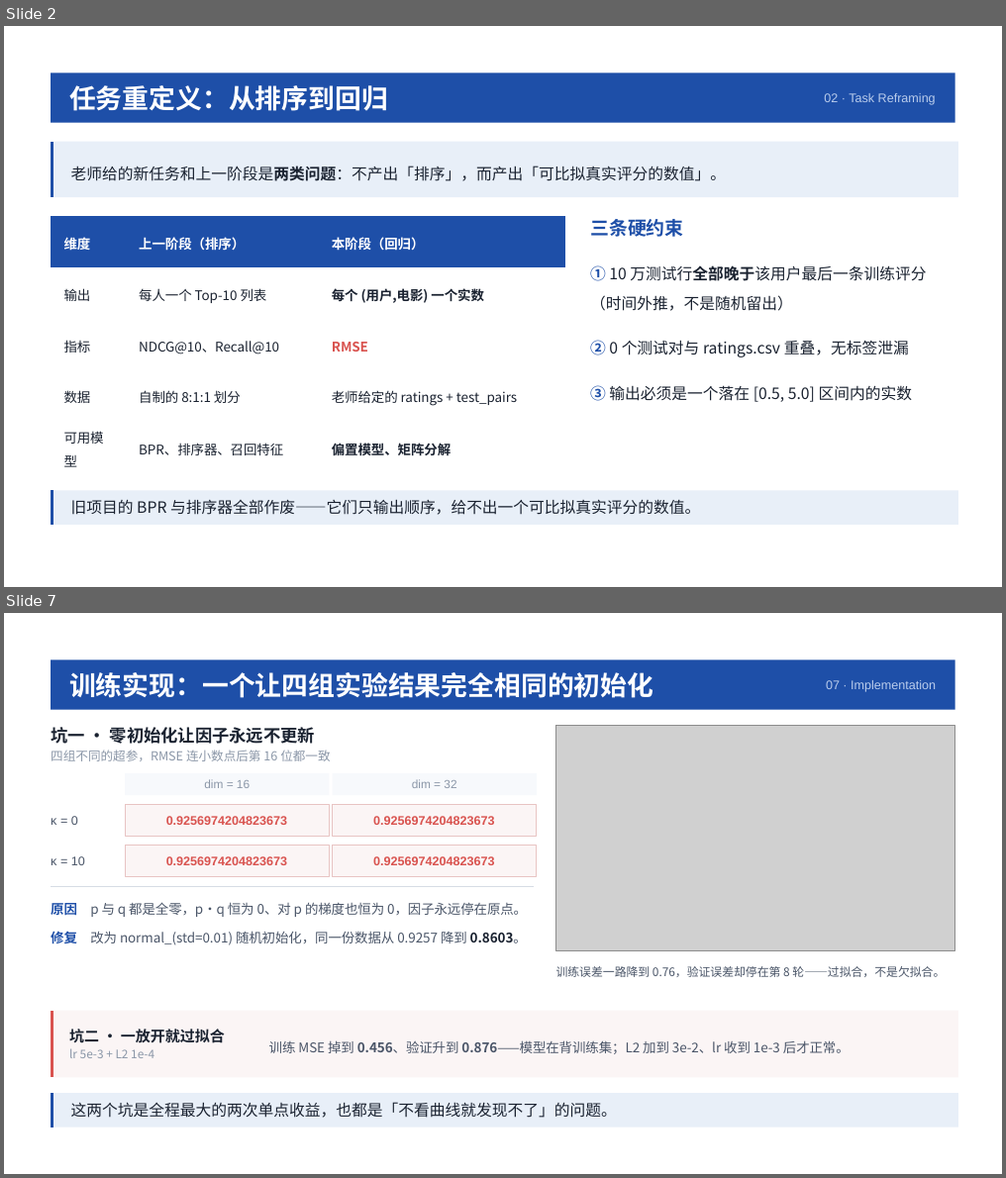
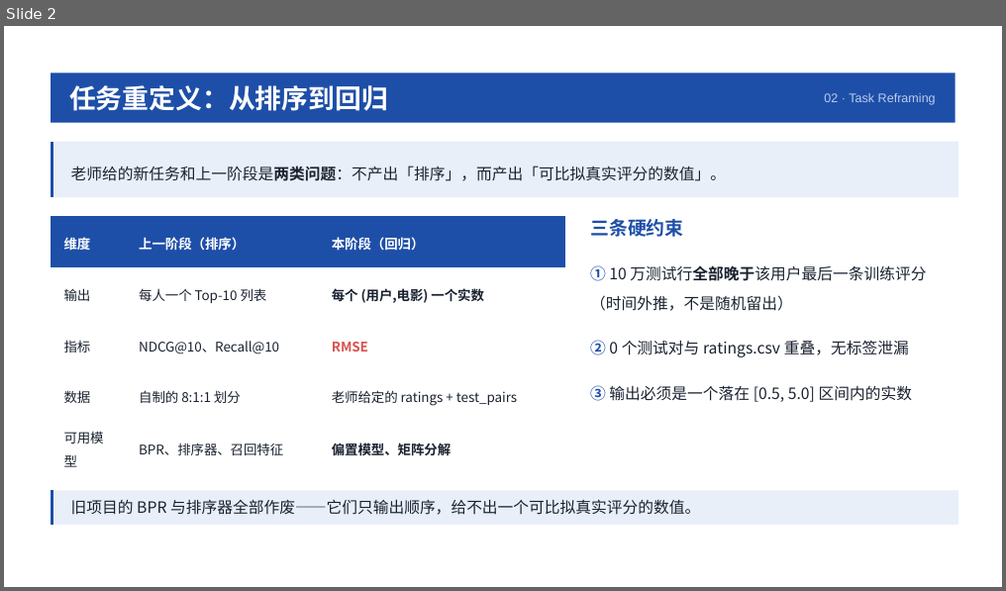
Before and after one commit to happytt-maker/movie, a slide deck: rating_prediction/docs/答辩PPT.pptx. Shown one above the other, each under a label of ours: slides 2 and 7 before the commit, slide 2 after it; the slides between them are not shown. The pictures are 1006x1178 and 1006x591 pixels, drawn with LibreOffice and Linux fonts; fonts in the diff are those of the drawing; grey boxes stand for pictures. Boxes give left, top, right and bottom in pixels: in the first picture for what was removed or moved away, otherwise in the second. Text is boxed around its words. In the diff, an @@ line names an element or a change of style, - is before the commit and + after.

Commit message:
refactor: 按老师验收要求调整交付物
老师明确要求两点：预测表发邮件验收、PPT 汇报算法实现思路。据此调整：

1. 提交表预测列 pred_rating 改名为 rating，与原始 ratings.csv 的评分列同名，
   避免验收脚本按 rating 读列时报错；前三列仍与 test_pairs.csv 逐行一致。

2. 答辩 PPT 由 12 页重构为 15 页，主线从「研究叙事」改为「算法实现思路」：
   新增整体流程（六步流水线）、算法选型（为什么是 Bias-MF）、
   超参数与依据（8 项逐条给理由）、稀疏用户对策（那 65% 的行怎么算）四页；
   原「零初始化」与「门控证伪」两页压缩为注记，避免整页讲废弃方案。

3. 修正三处数字：训练耗时由「单轮 5 分钟」改为实测 33 秒／轮、三 seed 10 分钟
   （原值把 10 轮总耗时误当成单轮）；参数规模 2.8 亿改为 3,693 万；
   模型页「400 万用户」改为 40.2 万。

4. 新增 提交说明.md：列结构、方法概要、精度口径、复现命令。

```diff
--- a/rating_prediction/docs/答辩PPT.pptx
+++ b/rating_prediction/docs/答辩PPT.pptx
@@ slide 7 removed at (4, 613, 1002, 1174), background #FFFFFF @@
@@ rectangle removed at (51, 660, 954, 710) @@
@@ text removed at (69, 672, 653, 698) @@
-训练实现：一个让四组实验结果完全相同的初始化
@@ text removed at (826, 680, 936, 692) @@
-07 · Implementation
@@ text removed at (51, 727, 315, 744) @@
-坑一 · 零初始化让因子永远不更新
@@ picture removed at (556, 725, 955, 951) @@
@@ text removed at (51, 750, 330, 761) @@
-四组不同的超参，RMSE 连小数点后第 16 位都一致
@@ rectangle removed at (125, 774, 329, 796) @@
@@ text removed at (204, 779, 250, 788) @@
-dim = 16
@@ rectangle removed at (333, 774, 537, 796) @@
@@ text removed at (412, 779, 456, 788) @@
-dim = 32
@@ text removed at (51, 816, 78, 825) @@
-κ = 0
@@ rectangle removed at (125, 805, 329, 836) @@
@@ text removed at (166, 816, 287, 825) @@
-0.9256974204823673
@@ rectangle removed at (333, 805, 537, 836) @@
@@ text removed at (373, 816, 494, 825) @@
-0.9256974204823673
@@ rectangle removed at (125, 845, 329, 876) @@
@@ rectangle removed at (333, 845, 537, 876) @@
@@ text removed at (51, 857, 85, 865) @@
-κ = 10
@@ text removed at (166, 857, 287, 865) @@
-0.9256974204823673
@@ text removed at (373, 857, 494, 865) @@
-0.9256974204823673
@@ freeform shape removed at (51, 886, 534, 970) @@
@@ text removed at (51, 900, 527, 918) @@
-原因 p 与 q 都是全零，p·q 恒为 0、对 p 的梯度也恒为 0，因子永远停在原点。
@@ text removed at (51, 929, 527, 947) @@
-修复 改为 normal_(std=0.01) 随机初始化，同一份数据从 0.9257 降到 0.8603。
@@ text removed at (556, 966, 944, 977) @@
-训练误差一路降到 0.76，验证误差却停在第 8 轮——过拟合，不是欠拟合。
@@ freeform shape removed at (51, 1011, 957, 1078) @@
@@ rectangle removed at (54, 1011, 958, 1078) @@
@@ text removed at (69, 1029, 225, 1044) @@
-坑二 · 一放开就过拟合
@@ text removed at (69, 1049, 154, 1059) @@
-lr 5e-3 + L2 1e-4
@@ text removed at (269, 1041, 849, 1055) @@
-训练 MSE 掉到 0.456、验证升到 0.876——模型在背训练集；L2 加到 3e-2、lr 收到 1e-3 后才正常。
@@ freeform shape removed at (51, 1093, 957, 1128) @@
@@ rectangle removed at (54, 1093, 958, 1128) @@
@@ text removed at (71, 1102, 617, 1118) @@
-这两个坑是全程最大的两次单点收益，也都是「不看曲线就发现不了」的问题。
```
Also in this commit, not shown: 8 slides changed, 6 slides added, 2 other slides removed, 5 other files.
